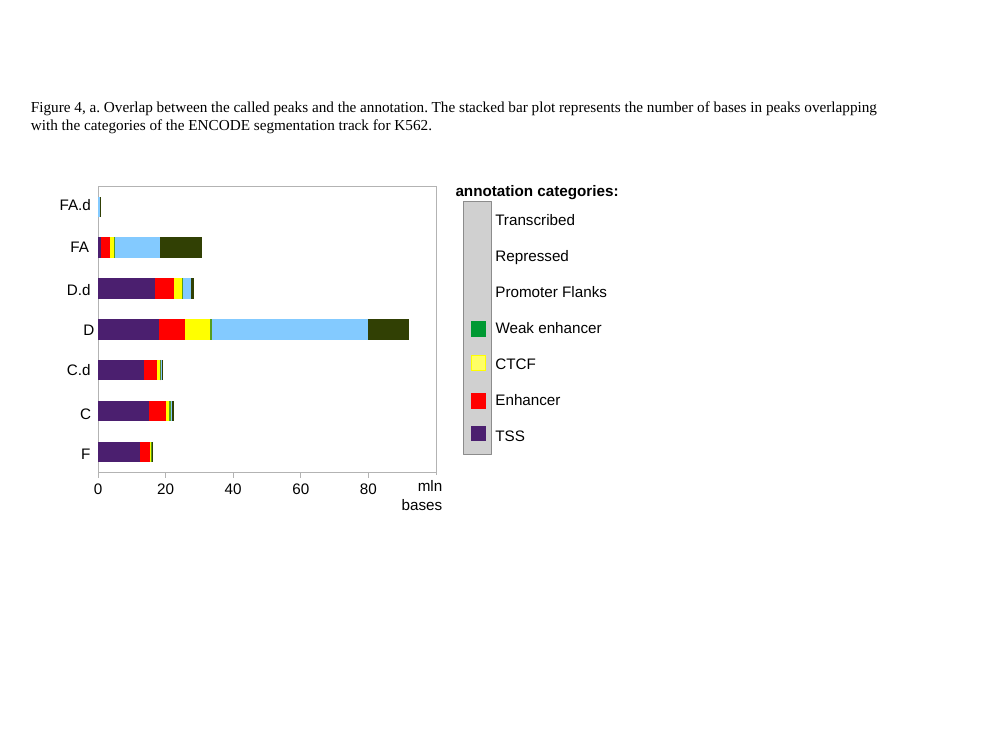
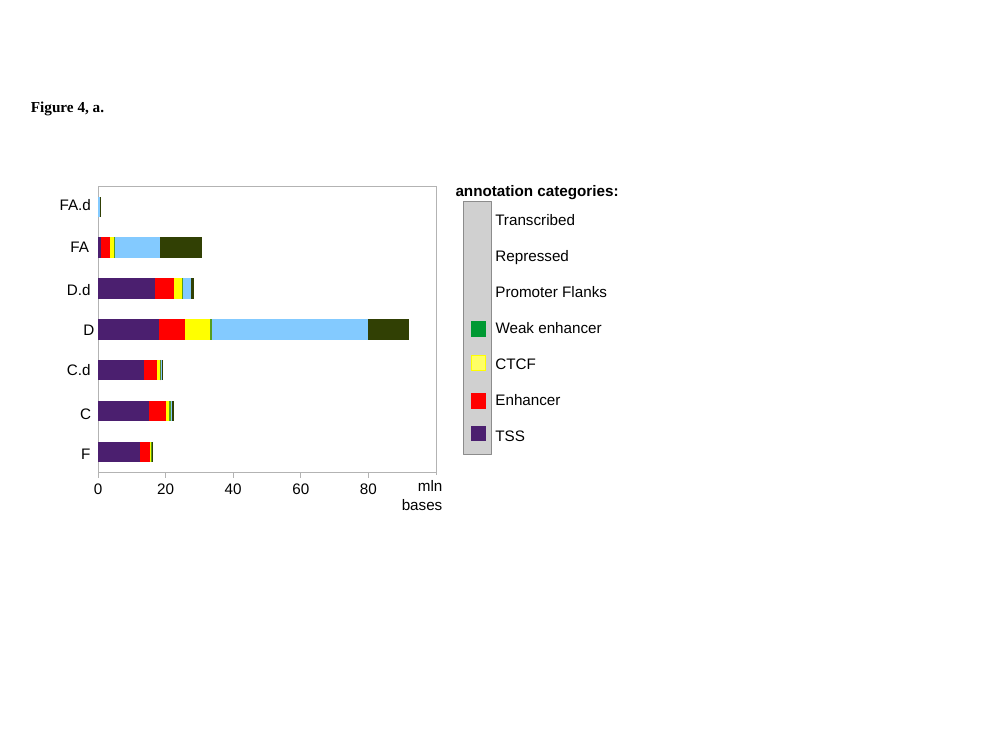
Before and after one commit to jknightlab/ATACseq_pipeline, a slide deck: slide 8 of Core_manuscript/Paper/Figures/ATAC_figures.odp (slide 9 before the commit). Drawn at 1008x756 pixels with LibreOffice and Linux fonts; fonts in the diff are those of the drawing; grey boxes stand for pictures. Boxes give left, top, right and bottom in pixels: in the first picture for what was removed or moved away, otherwise in the second. Text is boxed around its words. In the diff, an @@ line names an element or a change of style, - is before the commit and + after.

Commit message:
main and supplementary figures for the text

```diff
--- a/Core_manuscript/Paper/Figures/ATAC_figures.odp
+++ b/Core_manuscript/Paper/Figures/ATAC_figures.odp
@@ text removed at (x1=31, y1=101, x2=877, y2=134) @@
-Figure 4, a. Overlap between the called peaks and the annotation. The stacked bar plot represents the number of bases in peaks overlapping
-with the categories of the ENCODE segmentation track for K562.
@@ text added at (x1=31, y1=101, x2=104, y2=116), 12 pt, text #000000, bold @@
+Figure 4, a.
```
Also in this commit, not shown: 16 other slides changed, 22 slides removed, 1 other file.
